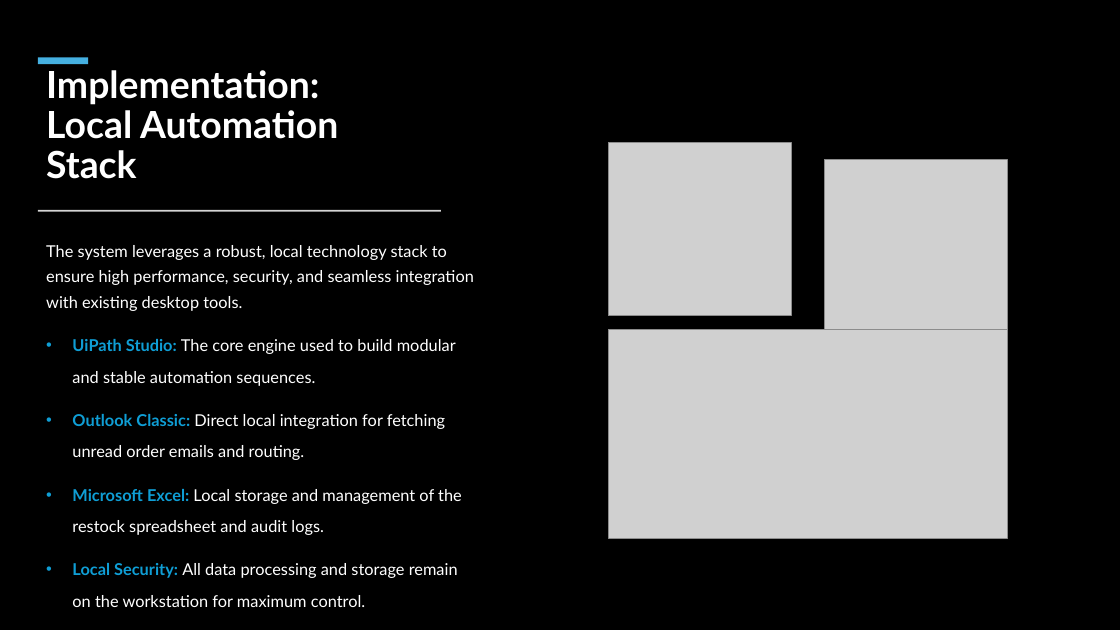
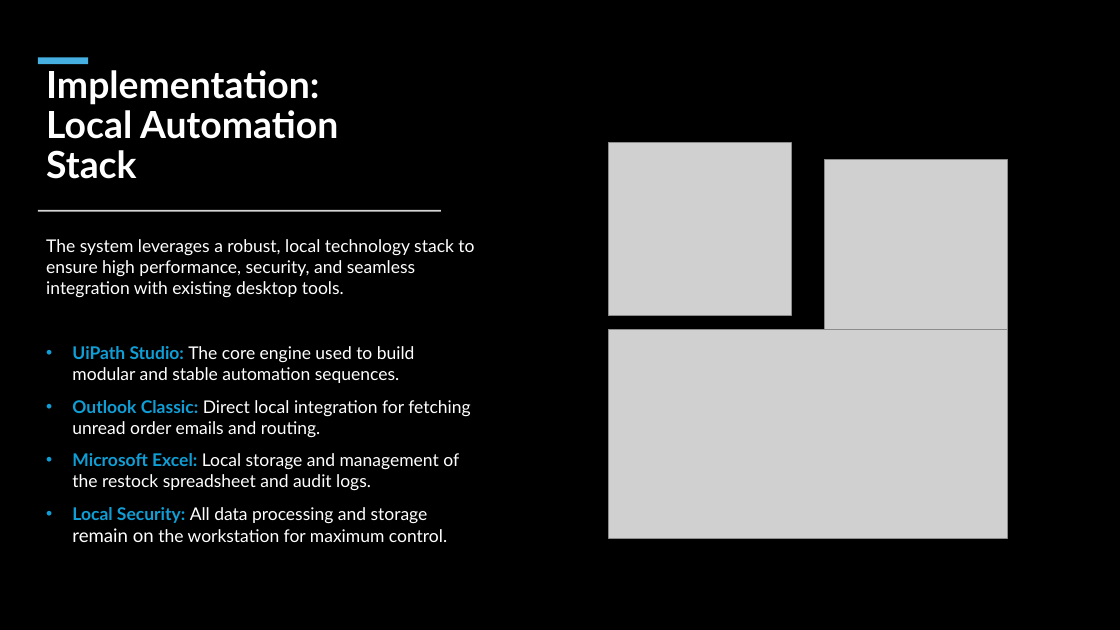
Before and after one commit to mmswflow-upb/Order-Email-Processing-Automation-RPA, a slide deck: slide 5 of Email Order Processing Automation-Self_made.pptx. Drawn at 1120x630 pixels with LibreOffice and Linux fonts; fonts in the diff are those of the drawing; grey boxes stand for pictures. Boxes give left, top, right and bottom in pixels: in the first picture for what was removed or moved away, otherwise in the second. Text is boxed around its words. In the diff, an @@ line names an element or a change of style, - is before the commit and + after.

```diff
--- a/Email Order Processing Automation-Self_made.pptx
+++ b/Email Order Processing Automation-Self_made.pptx
@@ text "The system leverages a robust, ..." at bbox=[46, 239, 474, 542]: size 14 to 15 pt; size 14 to 16 pt in "remain on"; line spacing 22pt to 1; line spacing 27pt to 1 @@
```
Also in this commit, not shown: 6 other slides changed, 4 other files.
